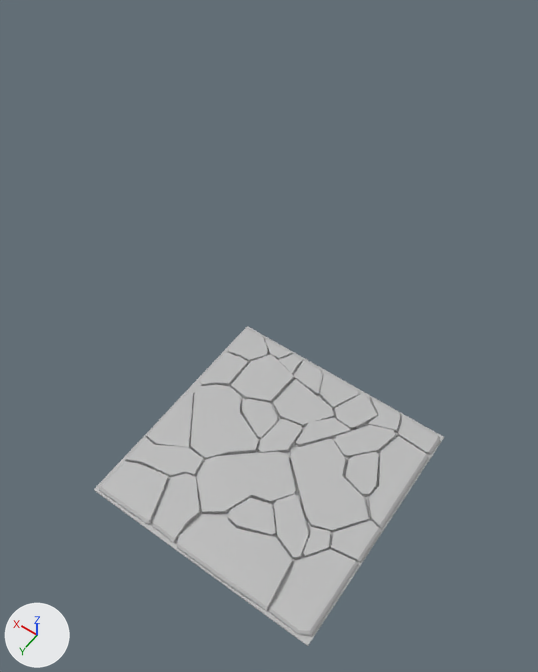
An edit to the FBX model Assets/Prefabs/NewTiles/Models/StoneFloor02.fbx, drawn before and after from the same camera.
The view is the same before and after, from a 50 mm lens placed at (-6.97, -2.89, 10.72), pointed at (-1.62, -10.39, -1.05). Every picture has the same lights, and +X, +Y and +Z are marked at lower left. Where no turn or scale is listed for an object, it has been applied to the vertices.

The older version as bpy lines, for what is in view:
```python
me_mesh = bpy.data.meshes.new('Mesh')
me_mesh.from_pydata(...)  # 555 vertices, 389 faces; spans x -2.0..2.0, y -2.0..2.0, z -0.08..0.08
me_mesh.materials.append(mat_default_material)  # grey #bcbcbc
ob_floorstone02 = bpy.data.objects.new('FloorStone02', me_mesh)
ob_floorstone02.location = (-3.69, -7.61, 0.12)
```
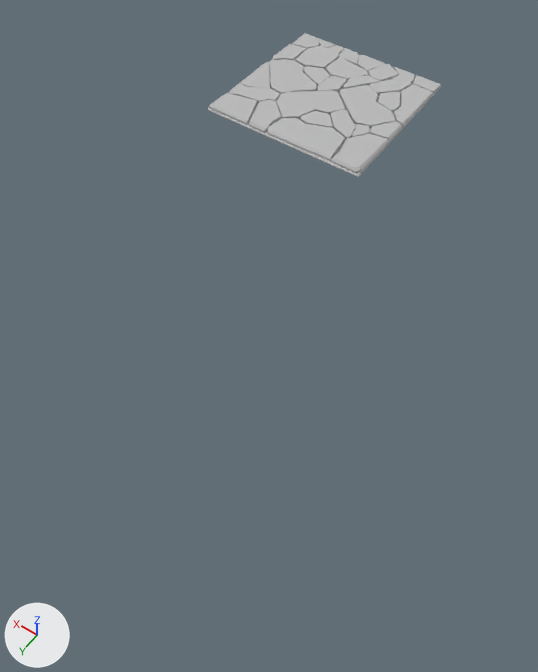
Pixel boxes (x1, y1, x2, y2) of what changed, in the pictures (538 x 672 px; the box of a moved part takes in the faces that stretch with it):
```json
{"object": "FloorStone02", "change": "reshaped, moved", "before": [94, 326, 444, 646], "after": [207, 33, 441, 177], "on screen": "33% narrower, 55% shorter"}
{"part": 1, "of": "me_mesh", "change": "moved or reshaped", "before": [146, 391, 193, 447], "after": [240, 62, 270, 88]}
{"part": 2, "of": "me_mesh", "change": "moved or reshaped", "before": [125, 437, 204, 477], "after": [228, 83, 280, 103]}
{"part": 3, "of": "me_mesh", "change": "moved or reshaped", "before": [231, 354, 294, 404], "after": [295, 45, 339, 69]}
{"part": 4, "of": "me_mesh", "change": "moved or reshaped", "before": [191, 385, 259, 460], "after": [270, 59, 317, 95]}
{"part": 5, "of": "me_mesh", "change": "moved or reshaped", "before": [290, 439, 369, 532], "after": [340, 85, 395, 128]}
{"part": 6, "of": "me_mesh", "change": "moved or reshaped", "before": [303, 527, 330, 558], "after": [352, 124, 369, 137]}
{"part": 7, "of": "me_mesh", "change": "moved or reshaped", "before": [177, 514, 292, 611], "after": [268, 118, 345, 161]}
{"part": 8, "of": "me_mesh", "change": "moved or reshaped", "before": [273, 494, 309, 560], "after": [330, 110, 355, 140]}
{"part": 9, "of": "me_mesh", "change": "moved or reshaped", "before": [334, 392, 378, 430], "after": [368, 64, 399, 81]}
{"part": 10, "of": "me_mesh", "change": "moved or reshaped", "before": [334, 425, 396, 459], "after": [369, 79, 412, 95]}
{"part": 11, "of": "me_mesh", "change": "moved or reshaped", "before": [345, 452, 379, 496], "after": [378, 91, 400, 113]}
{"part": 12, "of": "me_mesh", "change": "moved or reshaped", "before": [367, 396, 401, 432], "after": [392, 66, 415, 83]}
{"part": 13, "of": "me_mesh", "change": "moved or reshaped", "before": [263, 337, 293, 360], "after": [316, 38, 336, 48]}
{"part": 14, "of": "me_mesh", "change": "moved or reshaped", "before": [94, 326, 444, 646], "after": [207, 45, 441, 177]}
{"part": 15, "of": "me_mesh", "change": "moved or reshaped", "before": [199, 328, 268, 386], "after": [273, 33, 319, 61]}
```

The change, as JSON lines over the scene's bpy script:
```json
{"block": "me_mesh", "where": "# used by ob_floorstone02; location = (-3.69, -7.61, 0.12)"}
{"op": "remove", "block": "me_mesh", "code": "me_mesh.from_pydata(...)  # 555 vertices, 389 faces; spans x -2.0..2.0, y -2.0..2.0, z -0.08..0.08"}
{"op": "add", "block": "me_mesh", "code": "me_mesh.from_pydata(...)  # 555 vertices, 389 faces; spans x -2.09..2.09, y -2.0..2.03, z -0.08..0.08"}
{"block": "me_mesh", "change": "me_mesh part 1: the loose piece of 22 vertices spanning x 1.24..1.97, y -0.29..0.86, z -0.06..0.07 is scaled about the mesh origin by (1.04, 1.02, 1)"}
{"block": "me_mesh", "change": "me_mesh part 2: the loose piece of 25 vertices spanning x 0.85..1.97, y 0.59..1.36, z -0.07..0.07 is scaled about the mesh origin by (1.04, 1.02, 1)"}
{"block": "me_mesh", "change": "me_mesh part 3: the loose piece of 17 vertices spanning x 0.64..1.44, y -1.68..-0.69, z -0.06..0.07 is scaled about the mesh origin by (1.04, 1.02, 1)"}
{"block": "me_mesh", "change": "me_mesh part 4: the loose piece of 27 vertices spanning x 0.33..1.86, y -0.72..0.6, z -0.07..0.08 is scaled about the mesh origin by (1.04, 1.02, 1)"}
{"block": "me_mesh", "change": "me_mesh part 5: the loose piece of 27 vertices spanning x -1.74..-0.12, y -0.87..0.56, z -0.07..0.08 is scaled about the mesh origin by (1.04, 1.02, 1)"}
{"block": "me_mesh", "change": "me_mesh part 6: the loose piece of 12 vertices spanning x -1.5..-1.11, y 0.48..1.0, z -0.06..0.07 is moved by (-0.06, 0.01, 0.0)"}
{"block": "me_mesh", "change": "me_mesh part 7: the loose piece of 25 vertices spanning x -1.28..0.42, y 1.02..1.99, z -0.07..0.08 is scaled about the mesh origin by (1.04, 1.02, 1)"}
{"block": "me_mesh", "change": "me_mesh part 8: the loose piece of 16 vertices spanning x -1.24..-0.44, y 0.29..1.14, z -0.06..0.07 is scaled about the mesh origin by (1.04, 1.02, 1)"}
{"block": "me_mesh", "change": "me_mesh part 9: the loose piece of 12 vertices spanning x -0.93..-0.26, y -1.96..-1.23, z -0.06..0.07 is scaled about the mesh origin by (1.04, 1.02, 1)"}
{"block": "me_mesh", "change": "me_mesh part 10: the loose piece of 16 vertices spanning x -1.36..-0.58, y -1.6..-0.74, z -0.06..0.07 is scaled about the mesh origin by (1.04, 1.02, 1)"}
{"block": "me_mesh", "change": "me_mesh part 11: the loose piece of 16 vertices spanning x -1.56..-0.95, y -1.08..-0.32, z -0.06..0.07 is scaled about the mesh origin by (1.04, 1.02, 1)"}
{"block": "me_mesh", "change": "me_mesh part 12: the loose piece of 14 vertices spanning x -1.32..-0.61, y -1.96..-1.45, z -0.06..0.07 is scaled about the mesh origin by (1.04, 1.02, 1)"}
{"block": "me_mesh", "change": "me_mesh part 13: the loose piece of 10 vertices spanning x 0.95..1.61, y -1.96..-1.69, z -0.06..0.05 is scaled about the mesh origin by (1.04, 1.02, 1)"}
{"block": "me_mesh", "change": "me_mesh part 14: 121 of 555 vertices moved; they spanned x -2.0..2.0, y -1.96..2.0, z -0.08..0.08 and now span x -2.09..2.09, y -2.0..2.03, z -0.08..0.08; mean shift (-0.03, 0.01, 0.0); largest move (-1.82, 1.96, -0.06) -> (-2.03, 2.02, -0.06)"}
{"block": "me_mesh", "change": "me_mesh part 15: 41 of 555 vertices moved; they spanned x 1.29..1.97, y -1.96..-0.47, z -0.06..0.07 and now span x 1.35..2.02, y -2.0..-0.47, z -0.06..0.07; mean shift (0.06, -0.02, 0.0); largest move (1.93, -1.25, 0.06) -> (2.01, -1.27, 0.06)"}
{"op": "set", "path": "ob_floorstone02.location", "old": "(-3.69, -7.61, 0.12)", "new": "(0.94, -16.42, 0.12)"}
```
